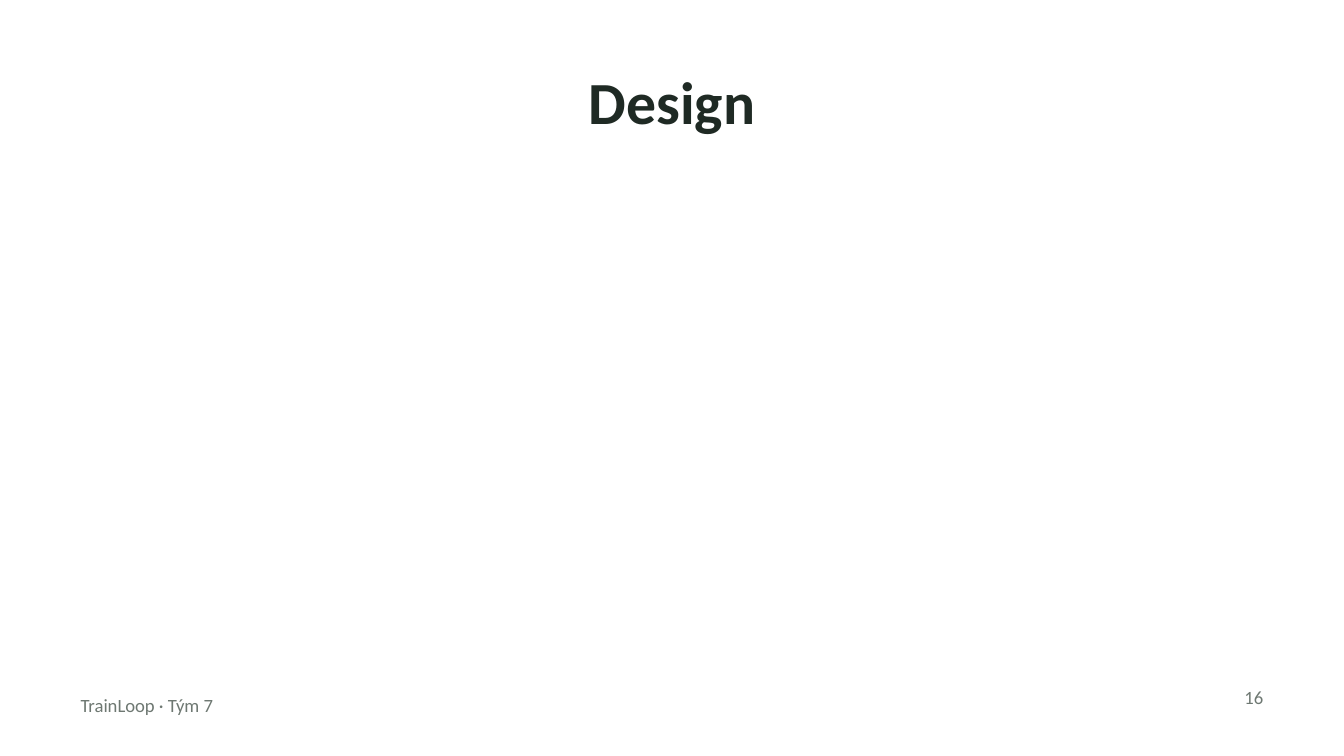
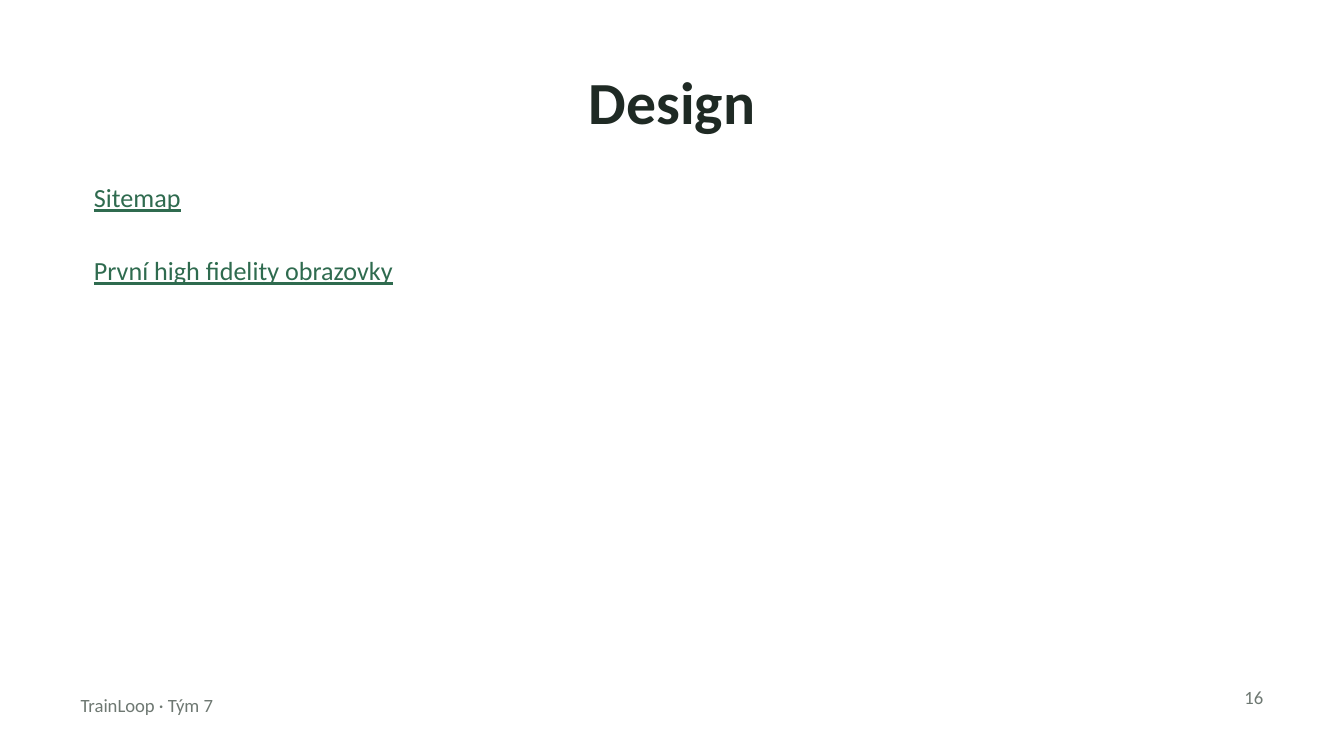
Before and after one commit to applifting-vsecourse/team-7, a slide deck: slide 16 of Docs/TrainLoop_prezentace.pptx. Drawn at 1344x756 pixels with LibreOffice and Linux fonts; fonts in the diff are those of the drawing. Boxes give left, top, right and bottom in pixels: in the first picture for what was removed or moved away, otherwise in the second. Text is boxed around its words. In the diff, an @@ line names an element or a change of style, - is before the commit and + after.

```diff
--- a/Docs/TrainLoop_prezentace.pptx
+++ b/Docs/TrainLoop_prezentace.pptx
@@ text added at (x1=94, y1=189, x2=393, y2=285), 14 pt, text #2F6B4F, underline @@
+Sitemap
+První high fidelity obrazovky
```
Also in this commit, not shown: 2 other slides changed.
